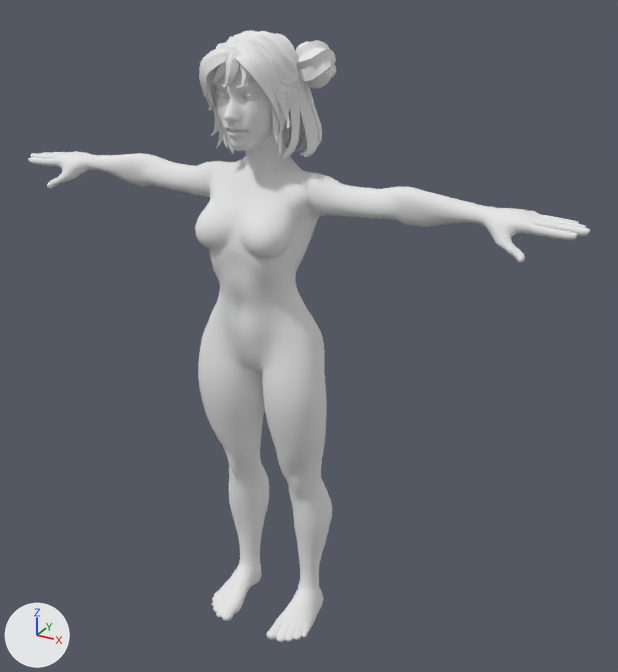
Renders of the glTF model assets-src/quaternius/out/pirate_base_female.glb from each side of a commit.
Both versions are drawn from a 50 mm camera at (1.177, -1.858, 1.923) aimed at (0.096, 0.107, 0.94). Arrows for +X, +Y and +Z are at lower left; the lights stay in place. The picture after the commit comes second. Vertices at exactly the same position are counted once.

Before the edit, the objects in view are built like this:
```python
mat_mi_hair_2_002 = principled_material('MI_Hair_2.002')
mat_mi_hair_2_002.base_color = (0.8, 0.8, 0.8)  # white #e7e7e7
mat_mi_hair_2_002.roughness = 0.712
mat_mi_hair_2_003 = principled_material('MI_Hair_2.003')
mat_mi_hair_2_003.base_color = (0.8, 0.8, 0.8)  # white #e7e7e7
mat_mi_hair_2_003.roughness = 0.712
me_hair_buns = bpy.data.meshes.new('Hair_Buns')
me_hair_buns.from_pydata(...)  # 1699 vertices, 3284 faces; spans x -0.172..0.172, y -0.119..0.151, z 1.48..1.765
me_hair_buns.materials.append(mat_mi_hair_2_002)  # white #e7e7e7
me_hair_long_001 = bpy.data.meshes.new('Hair_Long.001')
me_hair_long_001.from_pydata(...)  # 1521 vertices, 2906 faces; spans x -0.14..0.14, y -0.126..0.183, z 1.447..1.762
me_hair_long_001.materials.append(mat_mi_hair_2_003)  # white #e7e7e7
me_superhero_female = bpy.data.meshes.new('Superhero_Female')
me_superhero_female.from_pydata(...)  # 6408 vertices, 12812 faces; spans x -0.84..0.84, y -0.14..0.16, z -0.01..1.75
me_superhero_female.materials.append(mat_mi_superhero_female)
ob_body = bpy.data.objects.new('body', me_superhero_female)
ob_body.location = (0.0, 0.0, 0.0)
ob_hair_buns = bpy.data.objects.new('hair_buns', me_hair_buns)
ob_hair_buns.location = (0.0, 0.0, 0.0)
ob_hair_long = bpy.data.objects.new('hair_long', me_hair_long_001)
ob_hair_long.location = (0.0, 0.0, 0.0)
```
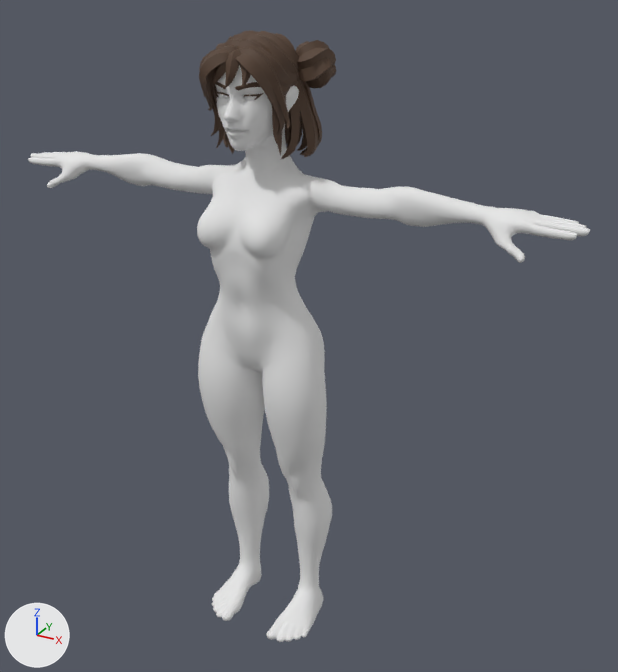
Location of each change, [x1, y1, x2, y2] in pixels of the pictures (618 x 672 px; the box of a moved part takes in the faces that stretch with it):
'hair_long', recoloured (white to brown)
    both: [199, 33, 322, 160]
'hair_buns', recoloured (white to brown)
    both: [211, 30, 337, 156]
part 1 of me_superhero_female, moved or reshaped
    before: [186, 160, 342, 276]
    after: [187, 163, 341, 275]

What the commit changed:
Material 'MI_Hair_2.002' (mat_mi_hair_2_002) changes colour from white #e7e7e7 to brown #523d2d; in linear values from (0.8, 0.8, 0.8) to (0.085, 0.046, 0.026).
Material 'MI_Hair_2.003' (mat_mi_hair_2_003) changes colour from white #e7e7e7 to brown #523d2d; in linear values from (0.8, 0.8, 0.8) to (0.085, 0.046, 0.026).
me_superhero_female has 6408 vertices, 12812 faces and spans x -0.84..0.84, y -0.14..0.16, z -0.01..1.75.
me_superhero_female is used by ob_body; location (0.0, 0.0, 0.0).
me_superhero_female part 1: 292 of 6408 vertices moved; they spanned x -0.21..0.21, y -0.1..0.11, z 1.2..1.63 and now span x -0.21..0.21, y -0.1..0.11, z 1.2..1.63; mean shift (0.0, 0.0, 0.0); largest move (-0.15, 0.08, 1.32) -> (-0.14, 0.08, 1.33).
